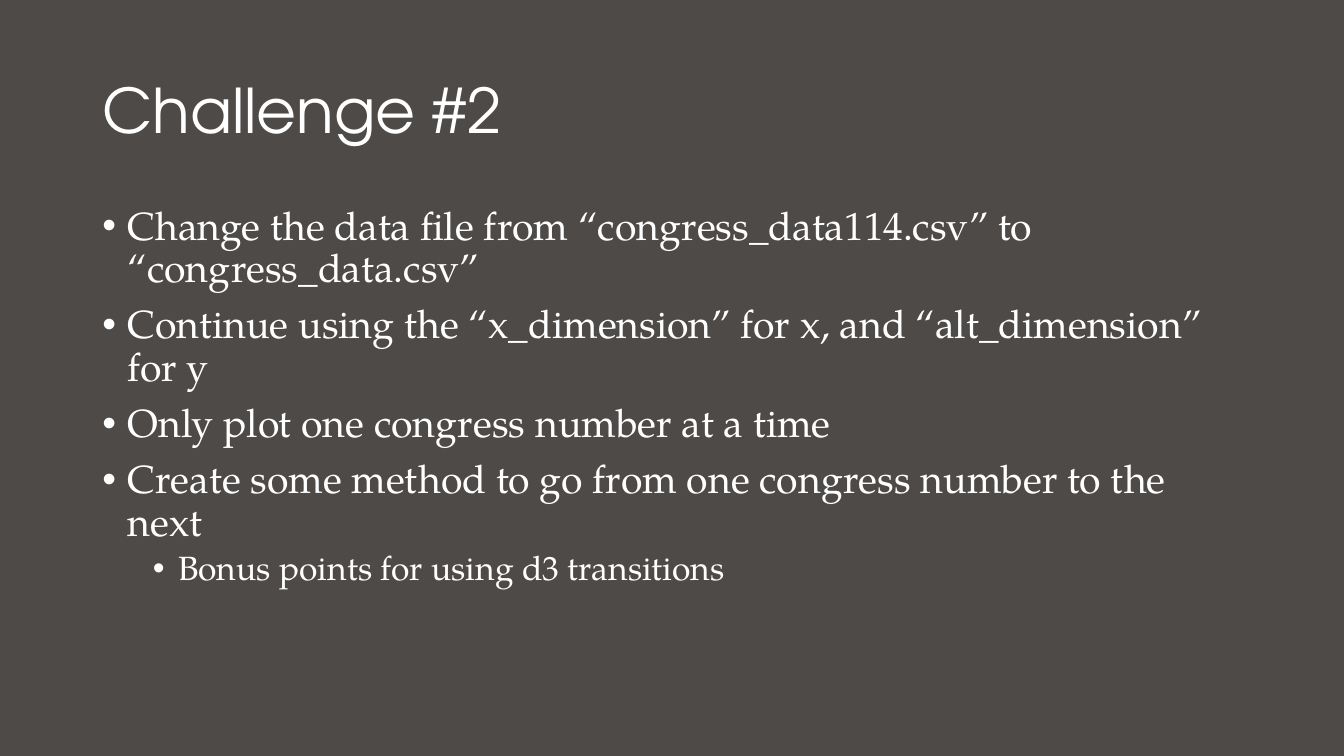
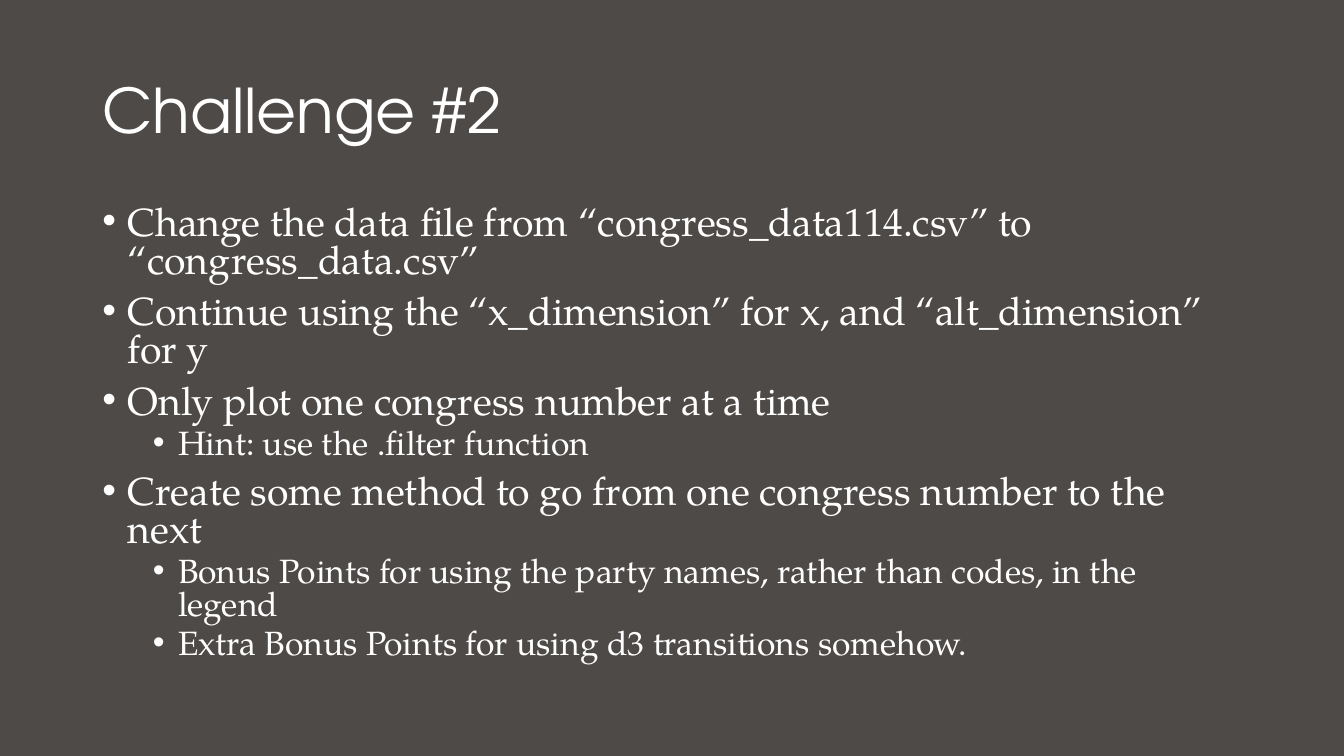
Before and after one commit to ageller/IDEAS_FSS-Vis, a slide deck: slide 22 of D3/introToD3.pptx. Drawn at 1344x756 pixels with LibreOffice and Linux fonts; fonts in the diff are those of the drawing. Boxes give left, top, right and bottom in pixels: in the first picture for what was removed or moved away, otherwise in the second. Text is boxed around its words. In the diff, an @@ line names an element or a change of style, - is before the commit and + after.

```diff
--- a/D3/introToD3.pptx
+++ b/D3/introToD3.pptx
@@ text at bbox=[128, 207, 1202, 544]: line spacing 0.9 to 0.8 @@
@@ text at bbox=[178, 420, 589, 456]: paragraph added @@
+  • Hint: use the .filter function
@@ text at bbox=[178, 558, 1137, 665]: text changed @@
-  • Bonus points for using d3 transitions
+  • Bonus Points for using the party names, rather than codes, in the legend
+  • Extra Bonus Points for using d3 transitions somehow.
```
Also in this commit, not shown: 1 other file.
